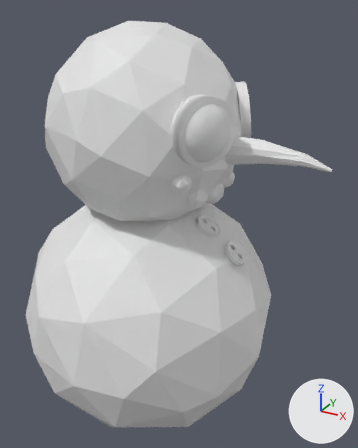
A saved change to the Blender file Assets/Bots/PlaceholderBot/snowman.blend.
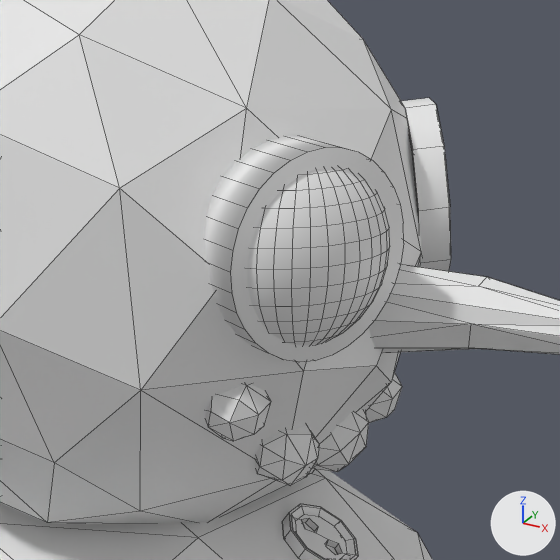
There are two pictures of each version: one whole from a 50 mm camera at (1.938, -3.015, 2.301) aimed at (0.226, 0.098, 0.744), one close up on the part from 29% to 80% of the width and 11% to 52% of the height. Every picture has the same lights, and +X, +Y and +Z are marked at lower right. The older version's two pictures come first. The close-ups show mesh edges as thin lines.
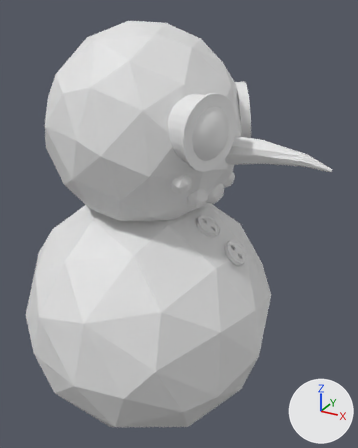
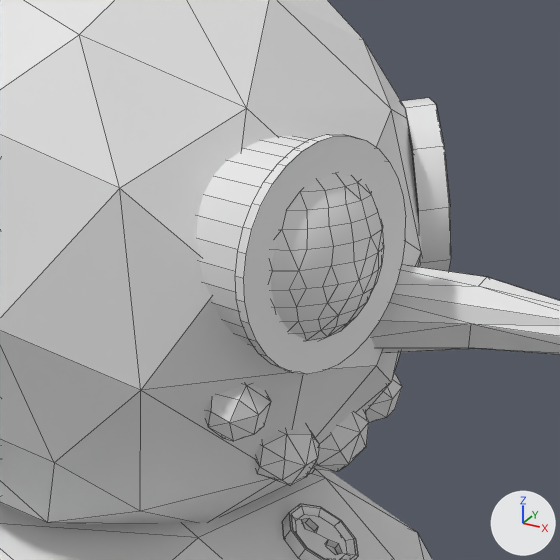
The change in detail:
me_cylinder is used by ob_cylinder; parent ob_head; location (0.612, -0.314, 1.602); rotation (0.0, 1.605, -0.468), in degrees (0, 92, -27); scale (0.214, 0.214, 0.0636).
me_cylinder had 64 vertices, 34 faces and spanned x -1.0..1.01, y -1.0..1.03, z -1.98..1.0.
me_cylinder now has 64 vertices, 34 faces and spans x -1.0..1.0, y -1.0..1.0, z -2.61..1.0.
me_cylinder part 2: the whole mesh is multiplied about its middle by the matrix ((1.0, 0.0, 0.003), (0.0, 1.0, 0.009), (0.0, 0.0, 1.212)), then moved by (0.0, -0.01, -0.32).
me_cylinder part 3: all faces are now shaded flat (34 of 34 changed).
me_sphere_003 is used by ob_sphere_002; parent ob_head; location (0.612, -0.314, 1.602); rotation (0.0, 0.0, -0.468), in degrees (0, 0, -27); scale (-0.14, -0.195, -0.195).
me_sphere_003 had 168 vertices, 142 faces and spanned x -1.02..-0.17, y -0.94..1.0, z -0.94..0.94.
me_sphere_003 now has 117 vertices, 136 faces and spans x -1.0..0.11, y -1.0..0.98, z -0.93..0.98.
me_sphere_003 part 1: the whole mesh is rebuilt.
Mesh me_cylinder_007 is new.
It is a 32-sided cylinder along z spanning x -1.0..1.0, y -1.0..1.0, z -2.09..1.0.
In object 'Cylinder' (ob_cylinder), parent is no longer ob_head.
In object 'Cylinder' (ob_cylinder), matrix_parent_inverse is no longer Matrix(((0.924, -1.036, -0.273, 0.41), (0.7, 0.857, -0.881, 1.324), (0.811, 0.44, 1.073, -1.611), (0.0, 0.0, 0.0, 1.0))).
Object 'Cylinder' (ob_cylinder) turns from (0, 92, -27) to (0, 92, -17) degrees about x, y and z.
Object 'Sphere.002' (ob_sphere_002) turns from (0, 0, -27) to (-180, 0, -17) degrees about x, y and z.
Object 'eyeflair' (ob_eyeflair) is new; it shows me_cylinder_007.
Its parent is ob_cylinder.
Its matrix parent inverse is Matrix(((-0.151, 0.0457, -4.67, 7.588), (1.353, 4.472, 0.0, 0.576), (15.04, -4.549, -0.531, -9.784), (0.0, 0.0, 0.0, 1.0))).
Its location is (0.677, -0.333, 1.6).
Its rotation in degrees is (0, 92, -17).
Its scale is (0.236, 0.236, 0.00734).

Pixel boxes [x1, y1, x2, y2] of what changed, in the close-ups (560 x 560 px; the box of a moved part takes in the faces that stretch with it):
'Sphere.002', reshaped, turned: before [247, 168, 390, 345]; after [271, 174, 384, 340]
'eyeflair', added: after [235, 134, 406, 374]
'Cylinder', reshaped, shading changed, turned, moved: before [204, 136, 403, 362]; after [197, 136, 309, 347]
part 2 of me_cylinder, moved or reshaped: before [204, 136, 342, 353]; after [197, 136, 309, 347]
part 3 of me_cylinder, shading changed: before [204, 136, 391, 362]; after [197, 136, 309, 347]
